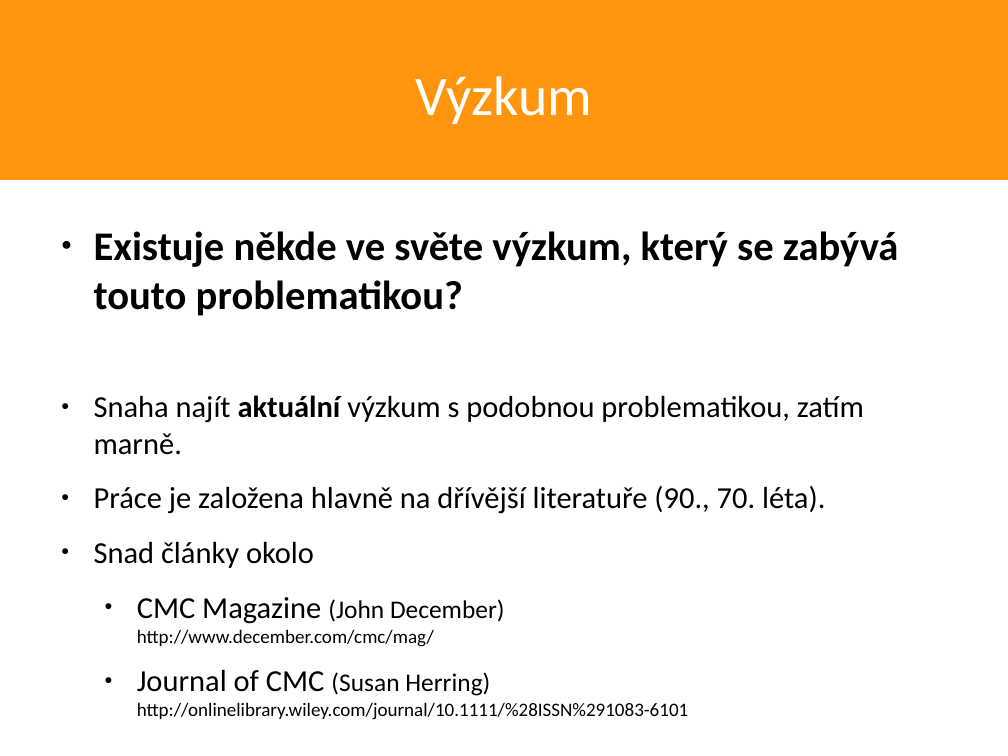
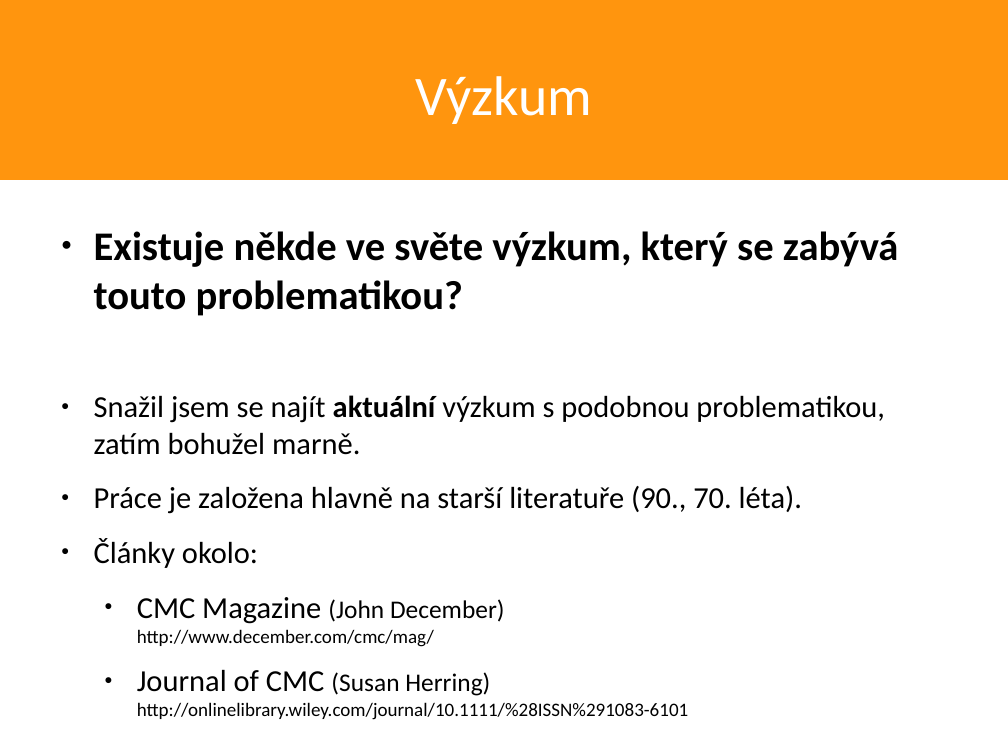
Before and after one commit to honzajavorek/oleander, a slide deck: slide 21 of doc/presentation/presentation.odp. Drawn at 1008x756 pixels with LibreOffice and Linux fonts; fonts in the diff are those of the drawing. Boxes give left, top, right and bottom in pixels: in the first picture for what was removed or moved away, otherwise in the second. Text is boxed around its words. In the diff, an @@ line names an element or a change of style, - is before the commit and + after.

```diff
--- a/doc/presentation/presentation.odp
+++ b/doc/presentation/presentation.odp
@@ text at [94,395,885,568]: text changed @@
-● Snaha najít aktuální výzkum s podobnou problematikou, zatím marně.
-● Práce je založena hlavně na dřívější literatuře (90., 70. léta).
-● Snad články okolo
+● Snažil jsem se najít aktuální výzkum s podobnou problematikou, zatím bohužel marně.
+● Práce je založena hlavně na starší literatuře (90., 70. léta).
+● Články okolo:
```
Also in this commit, not shown: 4 other slides changed, 1 other file.
